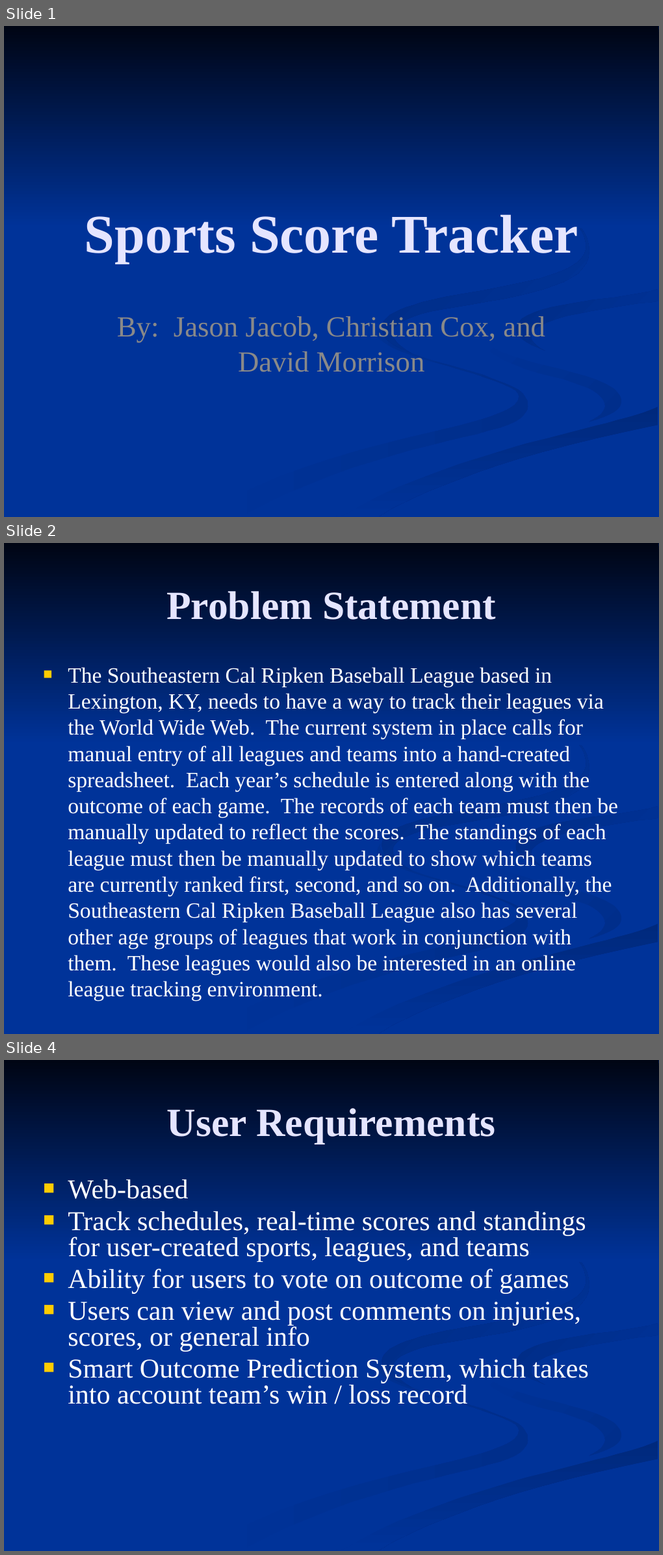
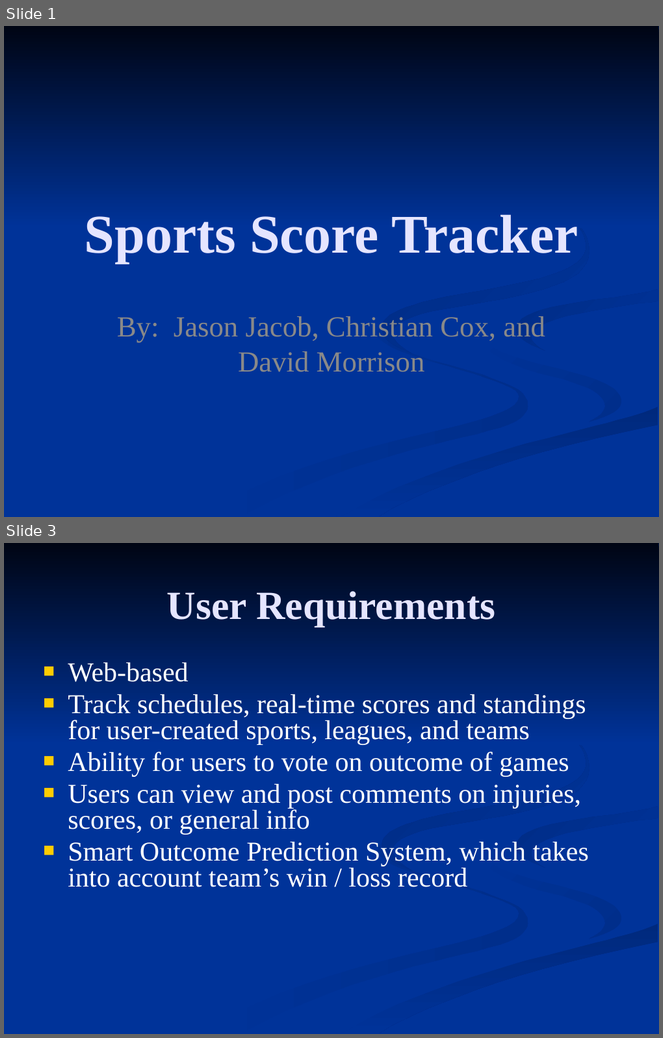
Before and after one commit to c0bra99/sports-score-tracker, a slide deck: Documents/DesignPresentation.pptx. Shown one above the other, each under a label of ours: slides 1, 2 and 4 before the commit, slides 1 and 3 after it; the slides between them are not shown. The pictures are 663x1555 and 663x1038 pixels, drawn with LibreOffice and Linux fonts; fonts in the diff are those of the drawing. Boxes give left, top, right and bottom in pixels: in the first picture for what was removed or moved away, otherwise in the second. Text is boxed around its words. In the diff, an @@ line names an element or a change of style, - is before the commit and + after.

```diff
--- a/Documents/DesignPresentation.pptx
+++ b/Documents/DesignPresentation.pptx
@@ slide 2 removed at (4,543,659,1034), background #003399; not listed: 7 template elements that a slide beside it also shows @@
@@ title removed at (166,591,496,620) @@
-Problem Statement
@@ text removed at (68,667,618,975) @@
-■ The Southeastern Cal Ripken Baseball League based in Lexington, KY, needs to have a way to track their leagues via the World Wide Web. The current system in place calls for manual entry of all leagues and teams into a hand-created spreadsheet. Each year’s schedule is entered along with the outcome of each game. The records of each team must then be manually updated to reflect the scores. The standings of each league must then be manually updated to show which teams are currently ranked first, second, and so on. Additionally, the Southeastern Cal Ripken Baseball League also has several other age groups of leagues that work in conjunction with them. These leagues would also be interested in an online league tracking environment.
@@ what was slide 4 is now slide 3 @@
```
Also in this commit, not shown: 1 slide changed.
